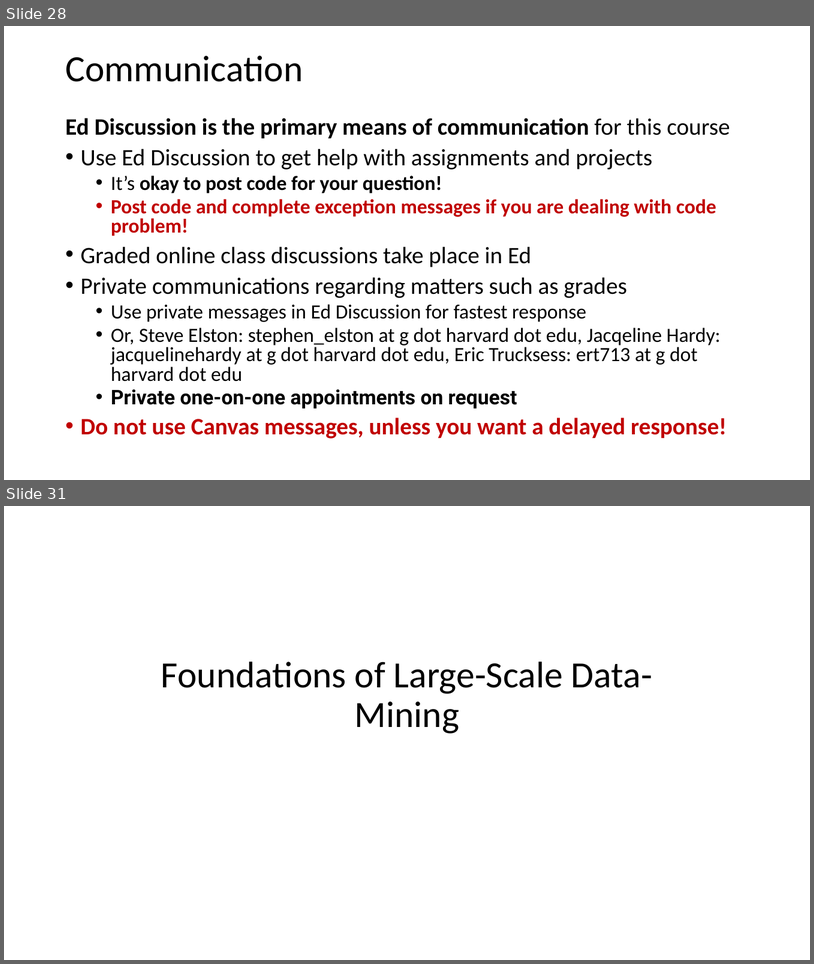
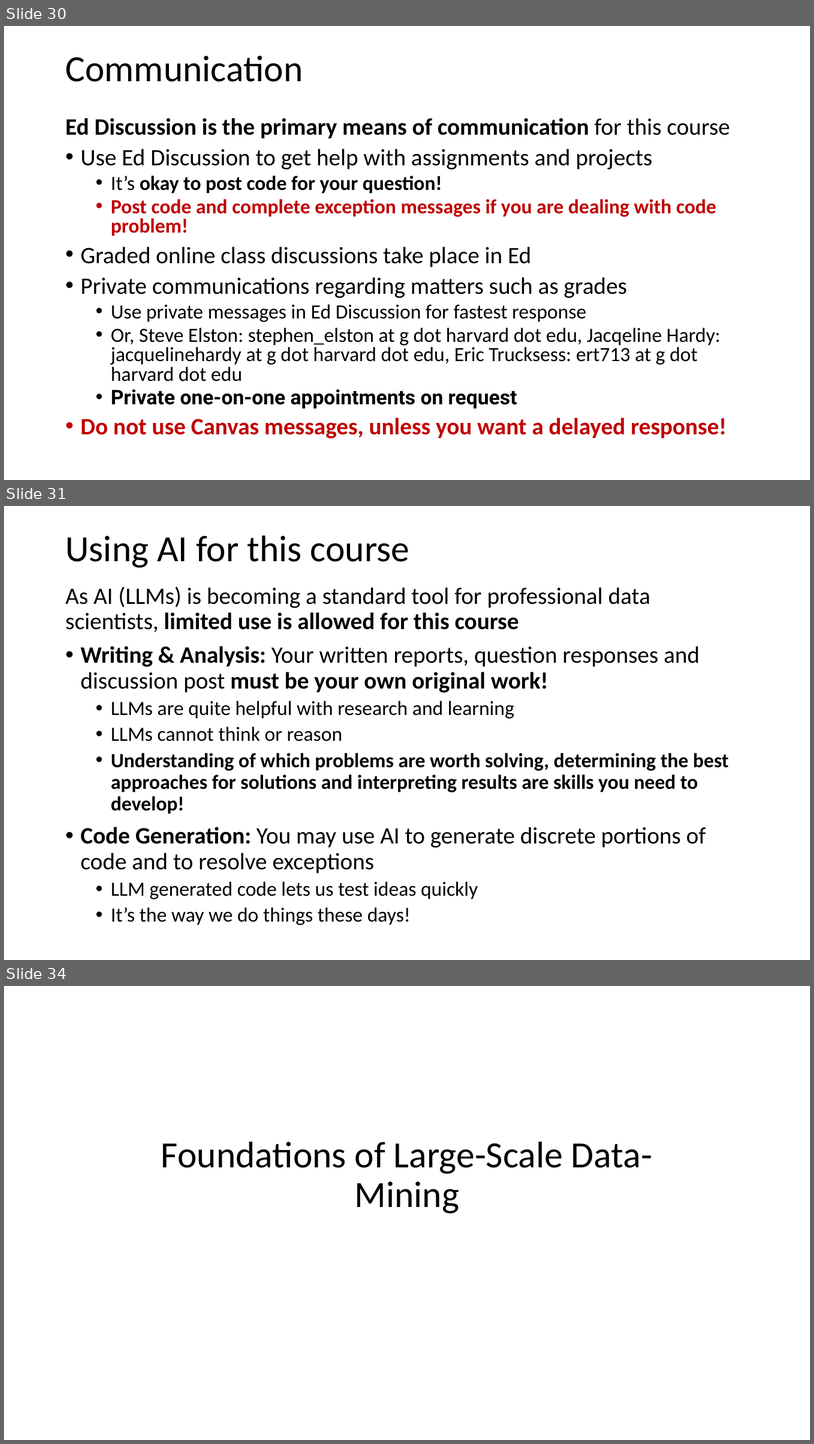
Before and after one commit to jonahneu/CSCI-E-108, a slide deck: slides/1_Introduction.pptx. Shown one above the other, each under a label of ours: slides 28 and 31 before the commit, slides 30, 31 and 34 after it; the slides between them are not shown. The pictures are 814x964 and 814x1444 pixels, drawn with LibreOffice and Linux fonts; fonts in the diff are those of the drawing. Boxes give left, top, right and bottom in pixels: in the first picture for what was removed or moved away, otherwise in the second. Text is boxed around its words. In the diff, an @@ line names an element or a change of style, - is before the commit and + after.

```diff
--- a/slides/1_Introduction.pptx
+++ b/slides/1_Introduction.pptx
@@ slide 31 added at (4, 506, 810, 960), background #FFFFFF @@
@@ text added at (65, 535, 410, 568), 44 pt, text #000000 @@
+Using AI for this course
@@ text added at (65, 586, 729, 925), 28 pt, text #000000 @@
+As AI (LLMs) is becoming a standard tool for professional data scientists, limited use is allowed for this course
+• Writing & Analysis: Your written reports, question responses and discussion post must be your own original work!
+  • LLMs are quite helpful with research and learning
+  • LLMs cannot think or reason
+  • Understanding of which problems are worth solving, determining the best approaches for solutions and interpreting results are skills you need to develop!
+• Code Generation: You may use AI to generate discrete portions of code and to resolve exceptions
+  • LLM generated code lets us test ideas quickly
+  • It’s the way we do things these days!
@@ what was slide 28 is now slide 30 @@
@@ what was slide 31 is now slide 34 @@
```
Also in this commit, not shown: 2 slides changed, 2 other slides added, 1 other file.
